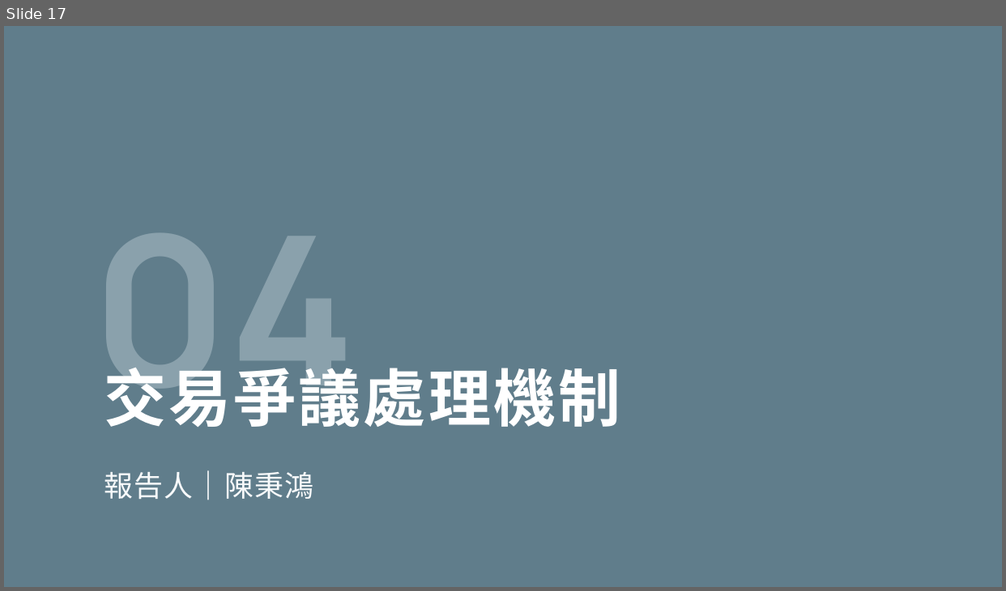
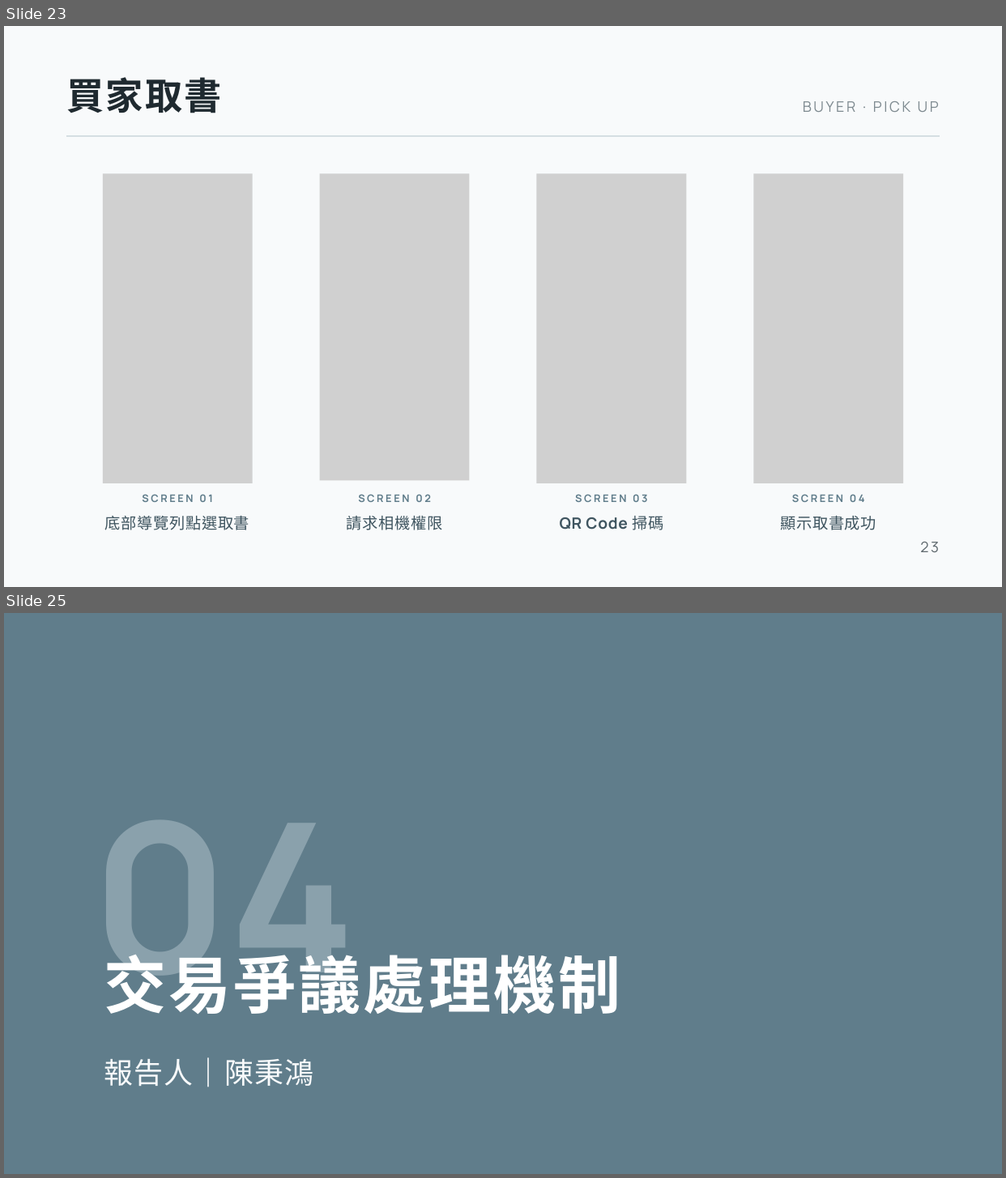
Before and after one commit to SaveMyBook/SaveMyBook, a slide deck: presentation/四技第115414組-救「舊」我的書-初評簡報.pptx. Shown one above the other, each under a label of ours: slide 17 before the commit, slides 23 and 25 after it; the slides between them are not shown. The pictures are 1006x591 and 1006x1178 pixels, drawn with LibreOffice and Linux fonts; fonts in the diff are those of the drawing; grey boxes stand for pictures. Boxes give left, top, right and bottom in pixels: in the first picture for what was removed or moved away, otherwise in the second. Text is boxed around its words. In the diff, an @@ line names an element or a change of style, - is before the commit and + after.

```diff
--- a/presentation/四技第115414組-救「舊」我的書-初評簡報.pptx
+++ b/presentation/四技第115414組-救「舊」我的書-初評簡報.pptx
@@ slide 23 added at bbox=[4, 26, 1002, 587], background #F8FAFB @@
@@ text added at bbox=[67, 77, 221, 113], 36 pt, text #1F2A30, bold @@
+買家取書
@@ text added at bbox=[803, 101, 939, 112], 14 pt, text #7E8A90 @@
+BUYER · PICK UP
@@ line added from (66, 136) to (940, 136), #D5DEE2 1.5 pt @@
@@ picture added at bbox=[103, 173, 253, 484] @@
@@ picture added at bbox=[108, 179, 246, 477] @@
@@ picture added at bbox=[320, 173, 470, 480] @@
@@ picture added at bbox=[537, 173, 687, 484] @@
@@ picture added at bbox=[753, 173, 903, 484] @@
@@ text added at bbox=[142, 494, 213, 502], 10 pt, text #607D8B, bold @@
+SCREEN 01
@@ text added at bbox=[358, 494, 431, 502], 10 pt, text #607D8B, bold @@
+SCREEN 02
@@ text added at bbox=[575, 494, 647, 502], 10 pt, text #607D8B, bold @@
+SCREEN 03
@@ text added at bbox=[792, 494, 865, 502], 10 pt, text #607D8B, bold @@
+SCREEN 04
@@ text added at bbox=[105, 516, 249, 531], 15 pt, text #3F5560 @@
+底部導覽列點選取書
@@ text added at bbox=[347, 516, 443, 531], 15 pt, text #3F5560 @@
+請求相機權限
@@ text added at bbox=[560, 516, 663, 531], 15 pt, text #3F5560, bold @@
+QR Code 掃碼
@@ text added at bbox=[780, 516, 876, 531], 15 pt, text #3F5560 @@
+顯示取書成功
@@ page number added at bbox=[920, 542, 939, 552], 14 pt, text #5E686D @@
+23
@@ what was slide 17 is now slide 25 @@
```
Also in this commit, not shown: 5 slides changed, 7 other slides added, 2 slides removed, 1 other file.
